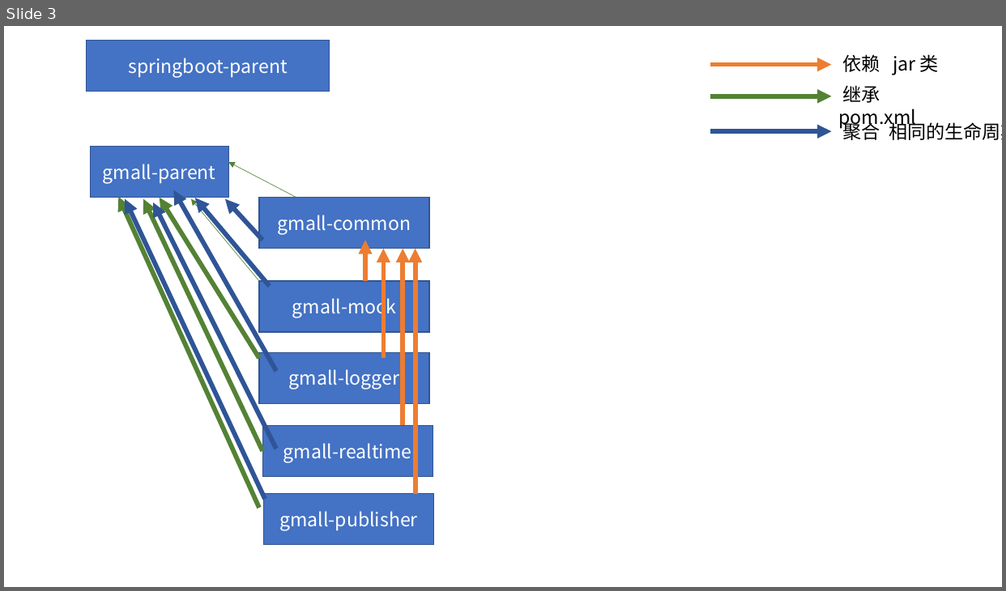
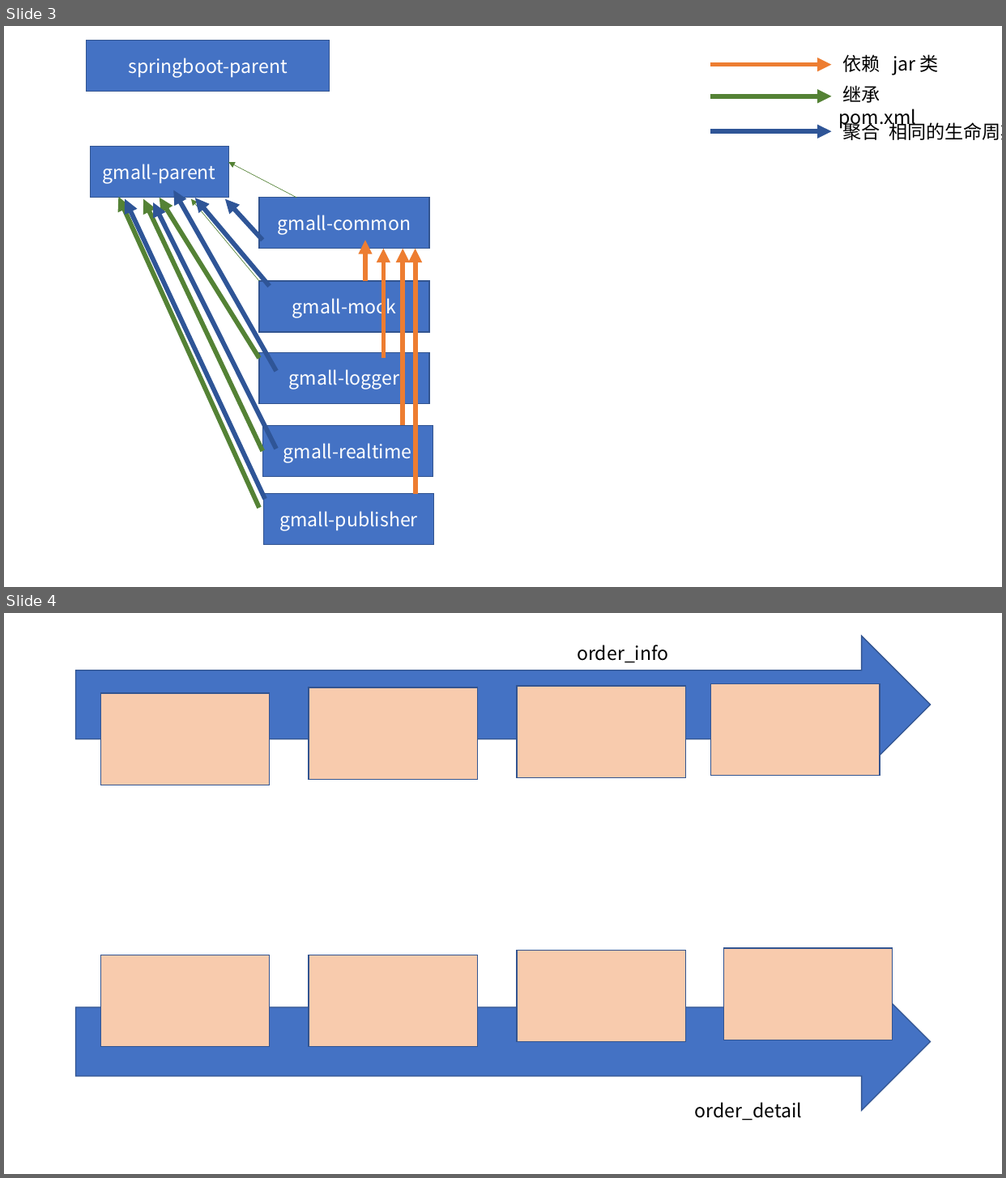
Before and after one commit to windyzj/gmall0715-parent, a slide deck: 课件/架构.pptm. Shown one above the other, each under a label of ours: slide 3 before the commit, slides 3 and 4 after it. The pictures are 1006x591 and 1006x1178 pixels, drawn with LibreOffice and Linux fonts; fonts in the diff are those of the drawing. Boxes give left, top, right and bottom in pixels: in the first picture for what was removed or moved away, otherwise in the second. Text is boxed around its words. In the diff, an @@ line names an element or a change of style, - is before the commit and + after.

```diff
--- a/课件/架构.pptm
+++ b/课件/架构.pptm
@@ slide 4 added at <box>4,613,1002,1174</box>, background #FFFFFF @@
@@ right arrow added at <box>76,636,931,774</box>, fill #4472C4, outline #325491 1 pt @@
@@ text added at <box>577,645,668,663</box>, 18 pt, text #000000 @@
+order_info
@@ rectangle added at <box>710,684,880,776</box>, fill #F8CBAD, outline #325491 1 pt @@
@@ rectangle added at <box>100,693,270,786</box>, fill #F8CBAD, outline #325491 1 pt @@
@@ rectangle added at <box>309,688,478,780</box>, fill #F8CBAD, outline #325491 1 pt @@
@@ rectangle added at <box>517,686,686,777</box>, fill #F8CBAD, outline #325491 1 pt @@
@@ rectangle added at <box>517,951,686,1043</box>, fill #F8CBAD, outline #325491 1 pt @@
@@ rectangle added at <box>723,948,893,1041</box>, fill #F8CBAD, outline #325491 1 pt @@
@@ right arrow added at <box>76,973,931,1111</box>, fill #4472C4, outline #325491 1 pt @@
@@ rectangle added at <box>100,955,270,1047</box>, fill #F8CBAD, outline #325491 1 pt @@
@@ rectangle added at <box>309,955,478,1047</box>, fill #F8CBAD, outline #325491 1 pt @@
@@ text added at <box>695,1102,803,1121</box>, 18 pt, text #000000 @@
+order_detail
```
Also in this commit, not shown: 7 other files.
